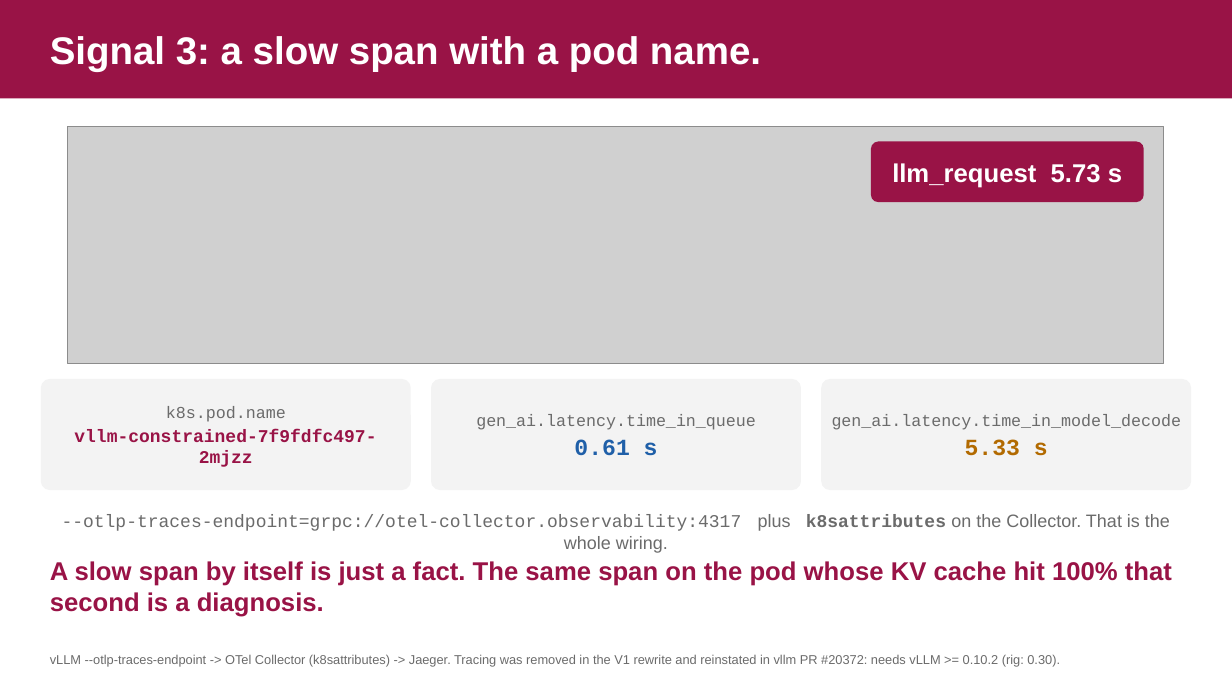
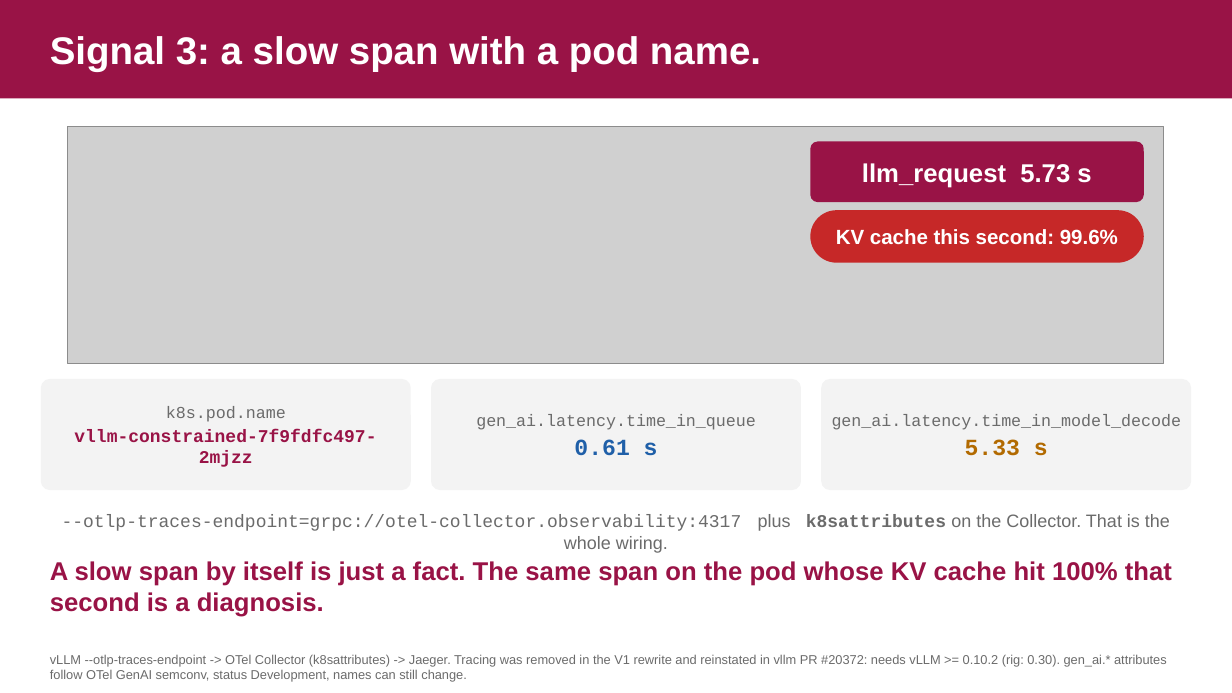
Before and after one commit to danilosilvase/gpu-observability-kubecon-na-2026, a slide deck: slide 16 of deck/kubecon-na-2026-v4.pptx. Drawn at 1232x693 pixels with LibreOffice and Linux fonts; fonts in the diff are those of the drawing; grey boxes stand for pictures; background and template pictures are left out. Boxes give left, top, right and bottom in pixels: in the first picture for what was removed or moved away, otherwise in the second. Text is boxed around its words. In the diff, an @@ line names an element or a change of style, - is before the commit and + after.

```diff
--- a/deck/kubecon-na-2026-v4.pptx
+++ b/deck/kubecon-na-2026-v4.pptx
@@ text "llm_request 5.73 s": place and size @@
-text "llm_request 5.73 s" at [892,163,1122,188]
+text "llm_request 5.73 s" at [862,163,1091,188]
@@ rounded rectangle: place and size @@
-rounded rectangle at [872,141,1144,202]
+rounded rectangle at [811,141,1144,202]
@@ rounded rectangle added at [811,210,1144,262], fill #C62828, 16 pt, text #FFFFFF, bold @@
+KV cache this second: 99.6%
@@ text at [50,654,1167,682]: text changed @@
-vLLM --otlp-traces-endpoint -> OTel Collector (k8sattributes) -> Jaeger. Tracing was removed in the V1 rewrite and reinstated in vllm PR #20372: needs vLLM >= 0.10.2 (rig: 0.30).
+vLLM --otlp-traces-endpoint -> OTel Collector (k8sattributes) -> Jaeger. Tracing was removed in the V1 rewrite and reinstated in vllm PR #20372: needs vLLM >= 0.10.2 (rig: 0.30). gen_ai.* attributes follow OTel GenAI semconv, status Development, names can still change.
```
Also in this commit, not shown: 13 other slides changed, 3 other files.
